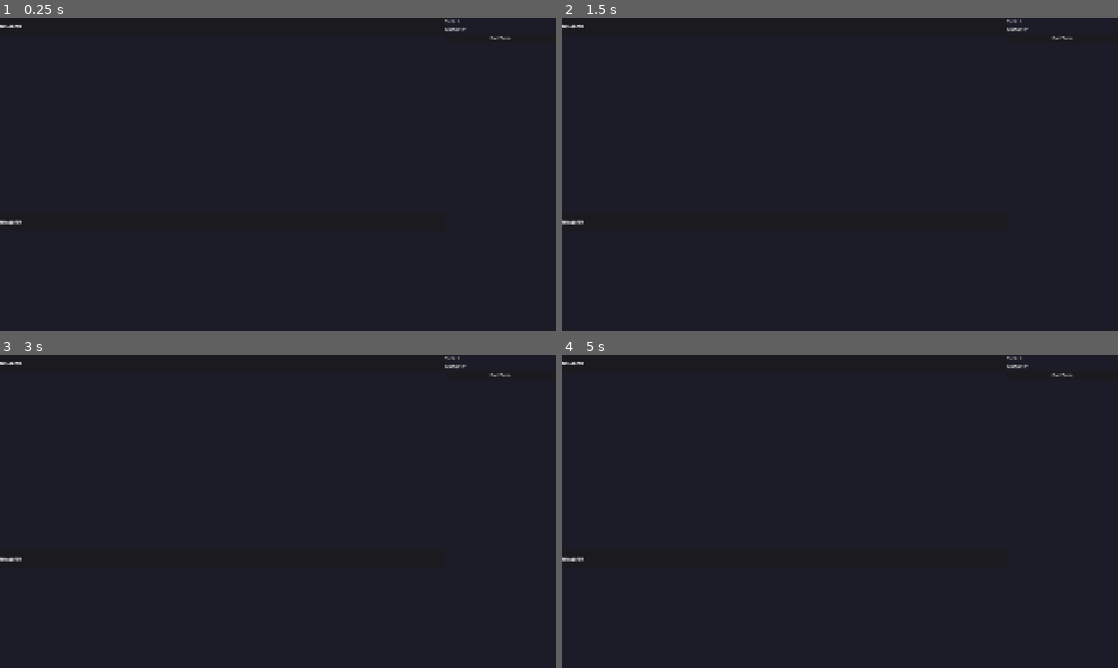
Above: before the commit, frames 1-4 (two rows, left to right).
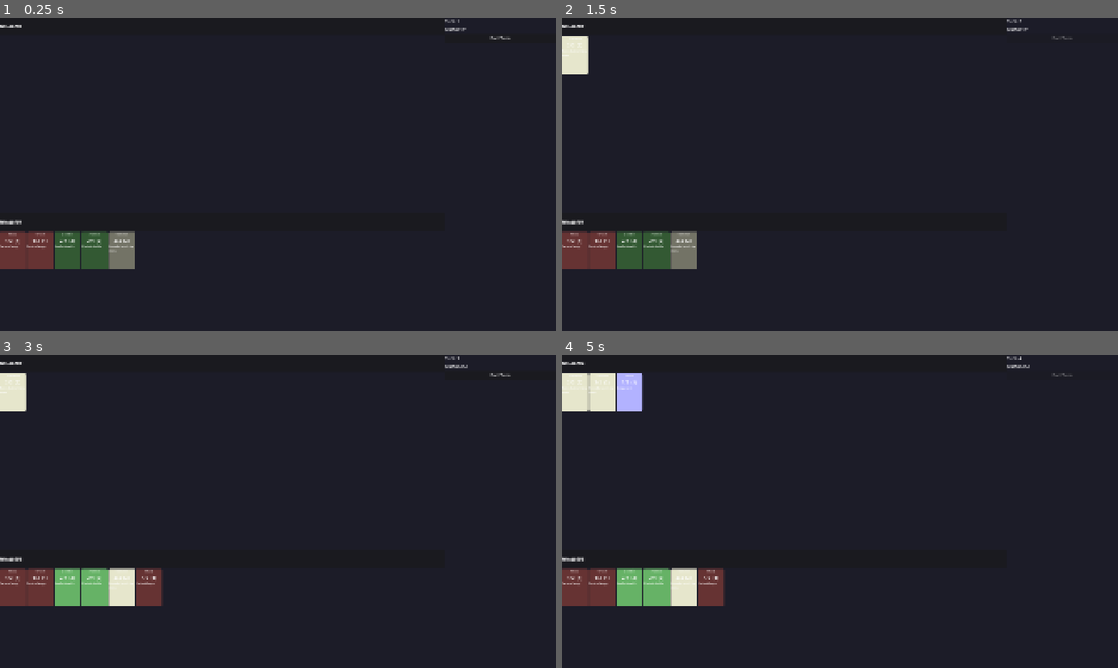
Above: after the commit, the same moments.

Repository: ChrisPauly97/pear-pudding-godot
Game: Godot game, scene res://scenes/battle/BattleScene.tscn
Same seed, same stepped clock (60 frames per second), same inputs: the game is played once before the commit and once after it. This scene is started directly instead of the project's main scene.
Inputs (mouse positions are in pixels of both pictures, inside the frame that each line leads up to):
- Up to frame 1 (0.25 s): no input
- Up to frame 2 (1.5 s): click "End Turn" at 0.5 s; tap Enter at 1.25 s; move the mouse to (962, 158) at 1.27 s; hold D (move_right) from 1.28 s (still down); hold E (interact) from 1.28 s (still down); click (962, 158) at 1.42 s
- Up to frame 3 (3 s): tap Space (jump) at 1.52, 2 s; release D (move_right) at 2 s; release E (interact) at 2 s; drag from (166, 527) to (250, 574) at 2.02 s; tap Enter at 2.75 s; move the mouse to (333, 442) at 2.77 s; hold D (move_right) from 2.78 s (still down); tap 2 at 2.85 s
- Up to frame 4 (5 s): release D (move_right) at 3.5 s; tap Space (jump) at 3.5, 4.52 s; drag from (812, 574) to (673, 464) at 3.52 s; tap Enter at 4.25 s; move the mouse to (1006, 558) at 4.27 s; hold A (move_left) from 4.28 s (still down); tap 4 at 4.35 s

The runs differ from the first frame. In frame 1, 2.9% of the frame differs, in the area x 0-25%, y 68-81%; in frame 2, 3.5%; in frame 3, 4.1%; in frame 4, 5.3%, in the area x 0-92%, y 0-81%.
Error before the commit: Parse Error: Cannot infer the type of "board_rect" variable because the value doesn't have a set type. (res://scenes/battle/BattleScene.gd:82)

Commit message:
Fix Variant inference error in BattleScene._finish_hand_drag
get_global_rect() returns Variant when called on an untyped node ref,
causing a strict-mode parse error. Explicit Rect2 annotation fixes it.

https://claude.ai/code/session_016xsTGcJeKnRrf8pog6bdey

Diff:
--- a/scenes/battle/BattleScene.gd
+++ b/scenes/battle/BattleScene.gd
@@ -79,7 +79,7 @@
 
 func _finish_hand_drag() -> void:
 	var mouse_pos := get_viewport().get_mouse_position()
-	var board_rect := _player_board_view.get_global_rect()
+	var board_rect: Rect2 = _player_board_view.get_global_rect()
 	if board_rect.has_point(mouse_pos):
 		if _state.players[0].play_card(_hand_drag_card):
 			_refresh_all()
